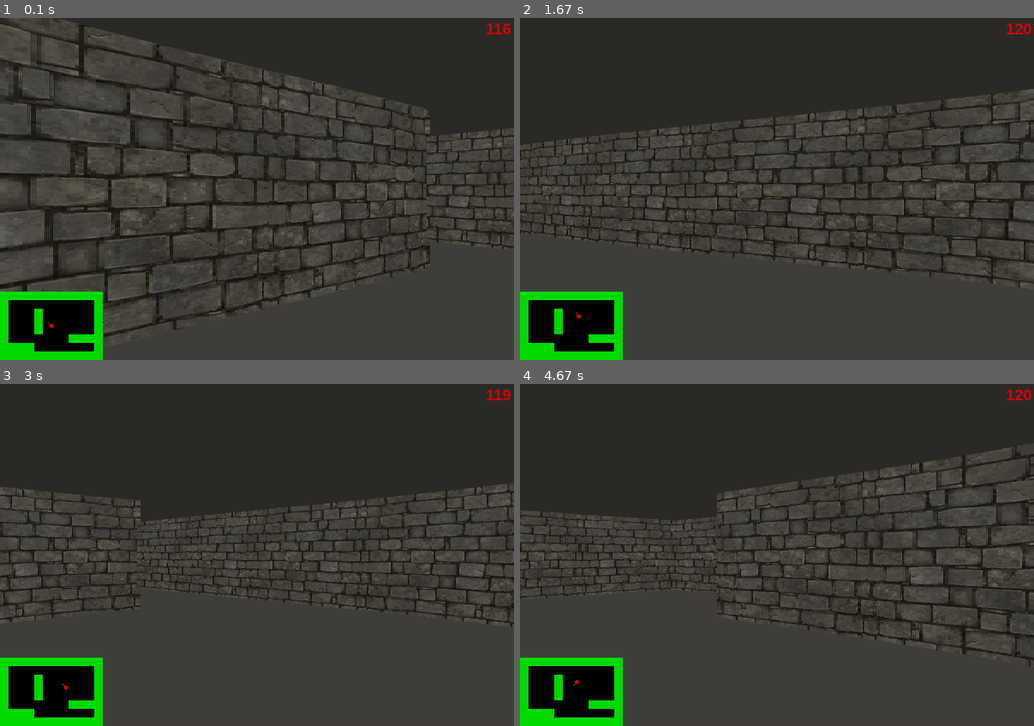
Above: before the commit, frames 1-4 (two rows, left to right).
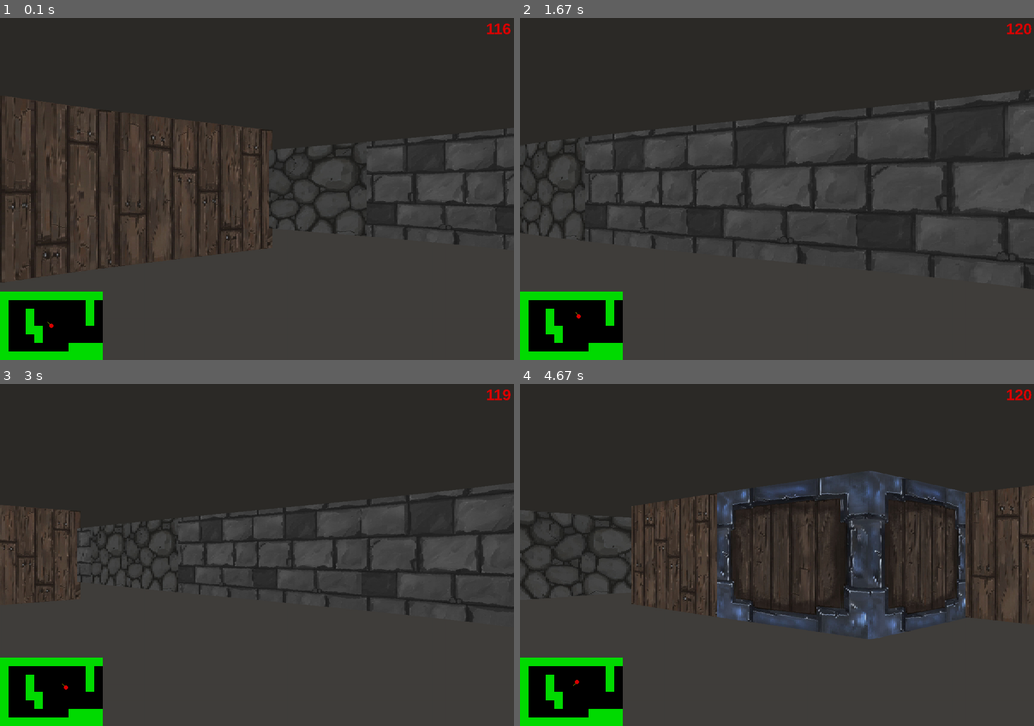
Above: after the commit, the same moments.

Repository: dieline/yandex_pygame
Game: pygame game, started from main.py
Same seed, same stepped clock (60 frames per second), same inputs: the game is played once before the commit and once after it.
Inputs (mouse positions are in pixels of both pictures, inside the frame that each line leads up to):
- Up to frame 1 (0.1 s): no input
- Up to frame 2 (1.67 s): hold D 0.33-0.8 s; move the mouse to (756, 202) at 0.37 s; hold W 0.83-1.3 s; move the mouse to (941, 178) at 0.87 s; hold D from 1.33 s (still down); move the mouse to (653, 192) at 1.37 s
- Up to frame 3 (3 s): release D at 1.8 s; hold A 1.83-2.37 s; move the mouse to (97, 503) at 1.87 s; hold S 2.4-2.87 s; move the mouse to (334, 435) at 2.43 s; hold A from 2.9 s (still down); move the mouse to (318, 585) at 2.93 s
- Up to frame 4 (4.67 s): release A at 3.37 s; hold W 3.4-3.87 s; move the mouse to (787, 438) at 3.43 s; hold D 3.9-4.53 s; move the mouse to (591, 544) at 3.93 s; hold S from 4.57 s (still down); move the mouse to (782, 589) at 4.6 s

The runs differ from the first frame. In frame 1, 26% of the frame differs, in the area x 0-100%, y 0-98%; in frame 2, 15%; in frame 3, 12%; in frame 4, 20%.

Commit message:
Texture 2.0 * New textures

Diff:
--- a/drawing.py
+++ b/drawing.py
@@ -9,14 +9,18 @@
         self.sc = sc
         self.sc_map = sc_map
         self.font = pygame.font.SysFont('Arial', 36, bold=True)
-        self.texture = pygame.image.load("imgs/1.png").convert()
+        self.textures = {1: pygame.image.load("imgs/stone_brick_wall.jpg").convert(),
+                         2: pygame.image.load("imgs/stone_wall.jpg").convert(),
+                         3: pygame.image.load("imgs/brick_wall.jpg").convert(),
+                         4: pygame.image.load("imgs/wood_wall.jpg").convert(),
+                         5: pygame.image.load("imgs/steelwood_wall.jpg").convert()}
 
     def background(self):
         pygame.draw.rect(self.sc, tuple(map(lambda x: x - 20, DARKGRAY)), (0, 0, WIDTH, HALF_HEIGHT))
         pygame.draw.rect(self.sc, DARKGRAY, (0, HALF_HEIGHT, WIDTH, HALF_HEIGHT))
 
     def world(self, player_pos, player_angle):
-        ray_casting(self.sc, player_pos, player_angle, self.texture)
+        ray_casting(self.sc, player_pos, player_angle, self.textures)
 
     def fps(self, clock):
         display_fps = str(int(clock.get_fps()))
--- a/map.py
+++ b/map.py
@@ -1,22 +1,29 @@
 from settings import *
 import pygame
 
-text_map = [
-    'wwwwwwwwwwww',
-    'w..........w',
-    'w...w......w',
-    'w...w......w',
-    'w...w......w',
-    'w.......wwww',
-    'wwww.......w',
-    'wwwwwwwwwwww'
-]
-world_map = set()
+text_map = [[1, 1, 2, 2, 1, 1, 1, 1, 1, 1, 2, 1, 1, 1],
+            [2, 0, 0, 0, 0, 0, 0, 0, 0, 0, 3, 0, 0, 1],
+            [1, 0, 0, 4, 0, 0, 0, 0, 0, 0, 3, 0, 0, 1],
+            [1, 0, 0, 4, 0, 0, 0, 0, 0, 0, 3, 0, 0, 1],
+            [1, 0, 0, 4, 5, 0, 0, 0, 0, 0, 0, 0, 0, 2],
+            [2, 0, 0, 0, 4, 0, 0, 0, 0, 0, 0, 0, 0, 1],
+            [1, 0, 0, 0, 0, 0, 0, 0, 1, 1, 1, 1, 0, 1],
+            [1, 2, 1, 1, 2, 2, 2, 1, 1, 1, 1, 1, 1, 1]]
+world_map = dict()
 mini_map = set()
 collision_walls = []
 for j, row in enumerate(text_map):
     for i, char in enumerate(row):
-        if char == 'w':
-            world_map.add((i * TILE, j * TILE))
+        if char != 0:
             mini_map.add((i * MAP_TILE, j * MAP_TILE))
             collision_walls.append(pygame.Rect(i * TILE, j * TILE, TILE, TILE))
+            if char == 1:
+                world_map[(i * TILE, j * TILE)] = 1
+            elif char == 2:
+                world_map[(i * TILE, j * TILE)] = 2
+            elif char == 3:
+                world_map[(i * TILE, j * TILE)] = 3
+            elif char == 4:
+                world_map[(i * TILE, j * TILE)] = 4
+            elif char == 5:
+                world_map[(i * TILE, j * TILE)] = 5
--- a/ray_casting.py
+++ b/ray_casting.py
@@ -7,11 +7,12 @@
     return (a // TILE) * TILE, (b // TILE) * TILE
 
 
-def ray_casting(sc, player_pos, player_angle, texture):
+def ray_casting(sc, player_pos, player_angle, textures):
     ox, oy = player_pos
     xm, ym = mapping(ox, oy)
     xh, yv = 0, 0
     depth_v, depth_h = 0, 0
+    texture_v, texture_h = 1, 1
     cur_angle = player_angle - HALF_FOV
     for ray in range(NUM_RAYS):
         sin_a = math.sin(cur_angle)
@@ -24,7 +25,9 @@
         for i in range(0, WIDTH, TILE):
             depth_v = (x - ox) / cos_a
             yv = oy + depth_v * sin_a
-            if mapping(x + dx, yv) in world_map:
+            tile_v = mapping(x + dx, yv)
+            if tile_v in world_map:
+                texture_v = world_map[tile_v]
                 break
             x += dx * TILE
 
@@ -33,12 +36,14 @@
         for i in range(0, HEIGHT, TILE):
             depth_h = (y - oy) / sin_a
             xh = ox + depth_h * cos_a
-            if mapping(xh, y + dy) in world_map:
+            tile_h = mapping(xh, y + dy)
+            if tile_h in world_map:
+                texture_h = world_map[tile_h]
                 break
             y += dy * TILE
 
         # projection
-        depth, offset = (depth_v, yv) if depth_v < depth_h else (depth_h, xh)
+        depth, offset, texture = (depth_v, yv, texture_v) if depth_v < depth_h else (depth_h, xh, texture_h)
         offset = int(offset) % TILE
         depth *= math.cos(player_angle - cur_angle)
         depth = max(depth, 0.00001)
@@ -46,13 +51,13 @@
         if proj_height > HEIGHT:
             coeff = proj_height / HEIGHT
             texture_height = TEXTURE_HEIGHT / coeff
-            wall_column = texture.subsurface(offset * TEXTURE_SCALE,
-                                             TEXTURE_HEIGHT // 2 - texture_height // 2,
-                                             TEXTURE_SCALE, texture_height)
+            wall_column = textures[texture].subsurface(offset * TEXTURE_SCALE,
+                                                       TEXTURE_HEIGHT // 2 - texture_height // 2,
+                                                       TEXTURE_SCALE, texture_height)
             wall_column = pygame.transform.scale(wall_column, (SCALE, HEIGHT))
             sc.blit(wall_column, (ray * SCALE, 0))
         else:
-            wall_column = texture.subsurface(offset * TEXTURE_SCALE, 0, TEXTURE_SCALE, TEXTURE_HEIGHT)
+            wall_column = textures[texture].subsurface(offset * TEXTURE_SCALE, 0, TEXTURE_SCALE, TEXTURE_HEIGHT)
             wall_column = pygame.transform.scale(wall_column, (TEXTURE_SCALE, proj_height))
             sc.blit(wall_column, (ray * SCALE, HALF_HEIGHT - proj_height // 2))
         cur_angle += DELTA_ANGLE
Binary file added: imgs/brick_wall.jpg
Binary file added: imgs/steelwood_wall.jpg
Binary file added: imgs/stone_brick_wall.jpg
Binary file added: imgs/stone_wall.jpg
Binary file added: imgs/wood_wall.jpg
